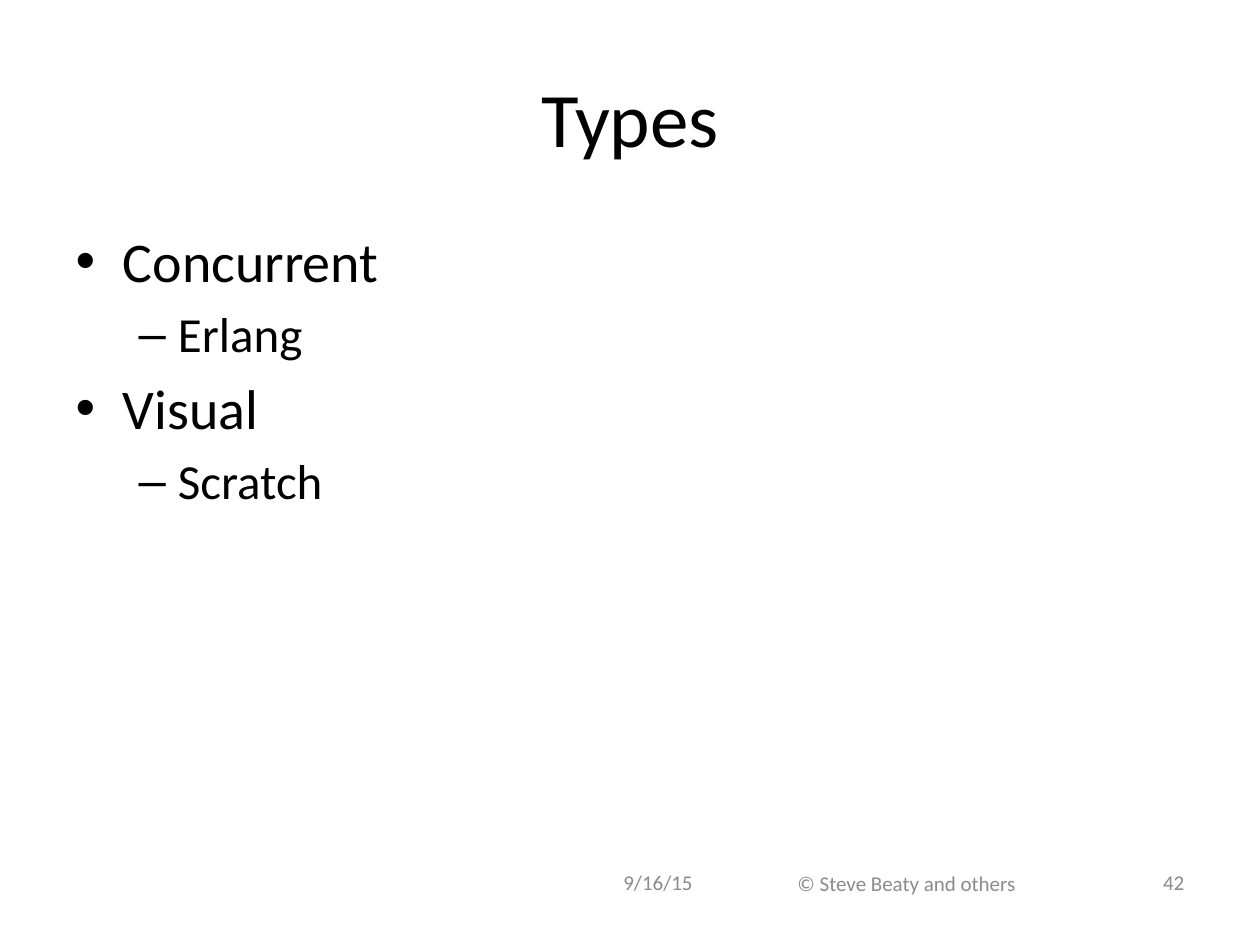
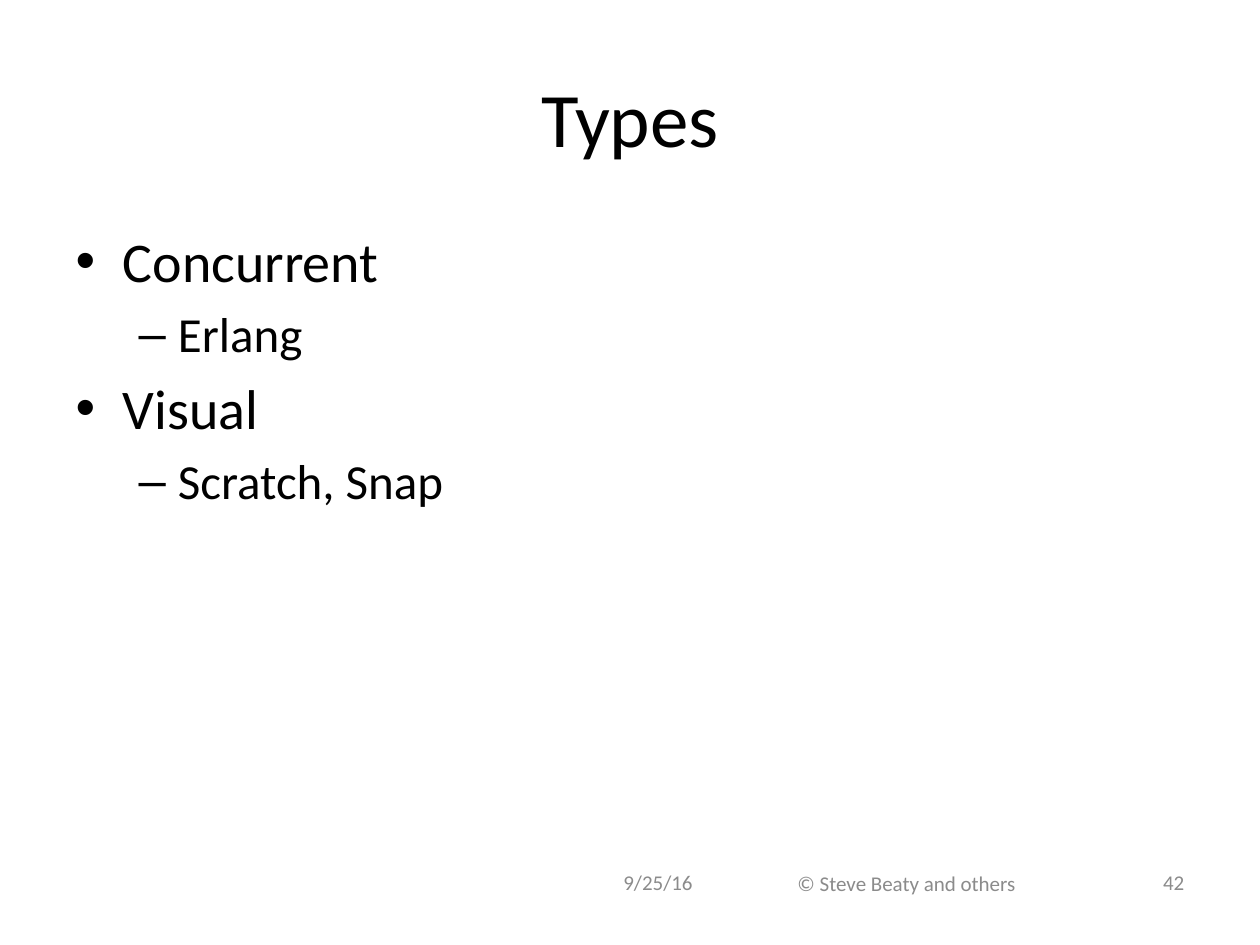
Before and after one commit to ivogeorg/cs1030, a slide deck: slide 42 of slides-steve/Chapter 08.pptx. Drawn at 1260x945 pixels with LibreOffice and Linux fonts; fonts in the diff are those of the drawing; background and template pictures are left out. Boxes give left, top, right and bottom in pixels: in the first picture for what was removed or moved away, otherwise in the second. Text is boxed around its words. In the diff, an @@ line names an element or a change of style, - is before the commit and + after.

```diff
--- a/slides-steve/Chapter 08.pptx
+++ b/slides-steve/Chapter 08.pptx
@@ text at (x1=178, y1=465, x2=443, y2=507): text changed @@
-  – Scratch
+  – Scratch, Snap
@@ text at (x1=623, y1=875, x2=692, y2=891): text changed @@
-9/16/15
+9/25/16
```
Also in this commit, not shown: 62 other slides changed, 1 slide added, 1 other file.
